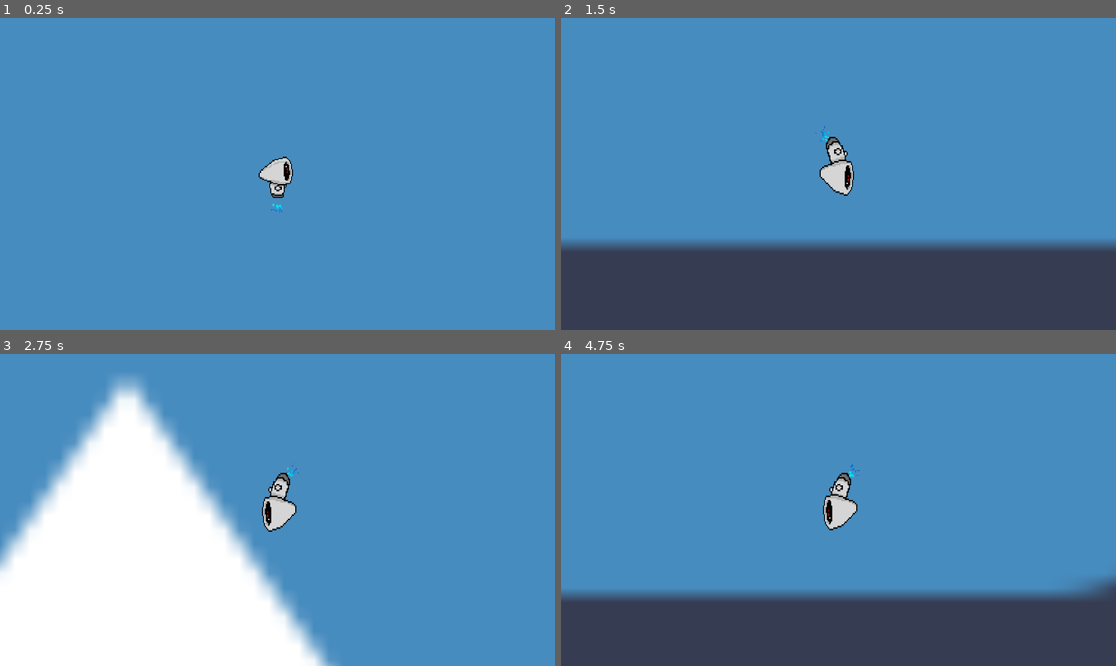
Above: before the commit, frames 1-4 (two rows, left to right).
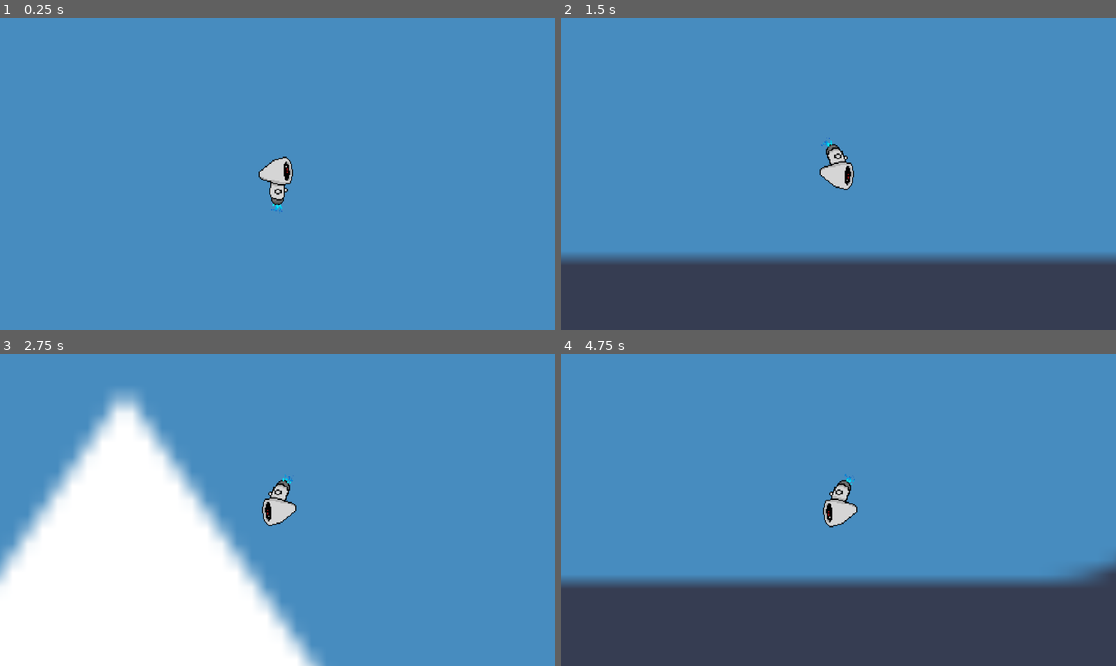
Above: after the commit, the same moments.

Repository: Math-s314/gravit-issue_project
Game: Godot game, scene res://Levels/MainTest.tscn
Same seed, same stepped clock (60 frames per second), same inputs: the game is played once before the commit and once after it. The engine's default icon, where the game draws it, is replaced by a stand-in: a white triangle on a blue panel in a dark square.
Inputs (mouse positions are in pixels of both pictures, inside the frame that each line leads up to):
- Up to frame 1 (0.25 s): no input
- Up to frame 2 (1.5 s): move the mouse to (960, 158) at 0.52 s; hold D (Right) from 0.53 s (still down); click (960, 158) at 0.6 s; tap Space (Jump) at 0.77, 0.8, 1.07, 1.35 s; move the mouse to (727, 189) at 1.27 s
- Up to frame 3 (2.75 s): tap Space (Jump) at 1.52, 1.82, 2.3 s; click (166, 525) at 1.55 s; move the mouse to (333, 441) at 2.02 s; release D (Right) at 2.03 s; hold A (Left) from 2.03 s (still down); click (333, 441) at 2.1 s
- Up to frame 4 (4.75 s): move the mouse to (810, 572) at 2.77 s; release A (Left) at 2.78 s; hold D (Right) 2.78-4.28 s; click (810, 572) at 2.85 s; tap Space (Jump) at 3.02, 3.32, 3.6, 3.77, 4.07, 4.52 s; move the mouse to (1005, 556) at 3.52 s; move the mouse to (672, 463) at 4.27 s; hold A (Left) from 4.28 s (still down); click (672, 463) at 4.35 s

The runs differ from the first frame. In frame 1, 0.2% of the frame differs, in the area x 46-52%, y 46-60%; in frame 2, 7.3%; in frame 3, 8.1%, in the area x 0-61%, y 7-100%; in frame 4, 7.5%.

Commit message:
Smoothing player animations

Diff:
--- a/gravit-issue/Actors/Player/Animations/SpriteFrames.tres
+++ b/gravit-issue/Actors/Player/Animations/SpriteFrames.tres
@@ -162,7 +162,7 @@
 }],
 "loop": true,
 "name": &"Renversement",
-"speed": 24.0
+"speed": 12.0
 }, {
 "frames": [{
 "duration": 1.0,
--- a/gravit-issue/Actors/Player/Player.tscn
+++ b/gravit-issue/Actors/Player/Player.tscn
@@ -37,7 +37,8 @@
 position_smoothing_speed = 20.0
 
 [node name="CPUParticles2D" type="CPUParticles2D" parent="."]
-position = Vector2(0, 27)
+position = Vector2(0, -21.5)
+rotation = 3.14159
 amount = 20
 texture = ExtResource("3_yqfyh")
 lifetime = 0.15
@@ -57,9 +58,7 @@
 color_ramp = ExtResource("3_urha2")
 
 [node name="GravityTimer" type="Timer" parent="."]
-wait_time = 4096.0
 one_shot = true
-autostart = true
 
 [connection signal="animation_looped" from="AnimatedSprite2D" to="." method="_on_animation_looped"]
 [connection signal="timeout" from="GravityTimer" to="." method="_on_gravity_switch"]
--- a/gravit-issue/Actors/Player/player.gd
+++ b/gravit-issue/Actors/Player/player.gd
@@ -13,7 +13,7 @@
 @export var air_control : float
 
 ## Gravity switching
-var gravity_switch := 1.0;
+var gravity_dir := 1.0; # UP is 1, DOWN is -1
 var gravity_transition := false
 @onready var gravity_timer := $GravityTimer
 @onready var sprite := $AnimatedSprite2D
@@ -22,82 +22,110 @@
 ## Display informations
 const EPSILON := 1e-2
 const BASE_EMITTER := Transform2D(0.0, Vector2(0.0, 27.0))
-const WALKING_EMITTER := Transform2D(deg_to_rad(47.0), Vector2(-10.0, 24.3))
+const WALKING_EMITTER := Transform2D(deg_to_rad(35.0), Vector2(-8.0, 24.5))
+const MID_DOWN_EMITTER := Transform2D(0.0, Vector2(0.0, 21.5))
+const MID_UP_EMITTER := Transform2D(deg_to_rad(180.0), Vector2(0.0, -21.5))
 
 var min_particle_speed : float
 var max_particle_speed : float
 
+## Input information
+var inputAxis := 0.0
+var start_jump := false
+var start_reverse := false
+
+
 func _ready() -> void:
-	gravity_timer.wait_time = still_duration
+	gravity_timer.start(still_duration)
 	min_particle_speed = particles.initial_velocity_min
 	max_particle_speed = particles.initial_velocity_max
 
+	sprite.play(&"Idle") # To avoid blocking animations...
+
 func _process(delta: float) -> void:
 	# Gravity
+	print(is_on_floor())
 	if(!is_on_floor()): velocity.y += get_gravity_coef() * gravity_strength * delta;
 	else: velocity.y = 0.0
 
-	# Player input
-	var inputAxis :=  Input.get_axis("Left", "Right") * (1.0 if is_on_floor() else air_control)
-	particles.initial_velocity_min = lerp(min_particle_speed, 1.5 * min_particle_speed, abs(inputAxis))
-	particles.initial_velocity_max = lerp(max_particle_speed, 1.5 * max_particle_speed, abs(inputAxis))
+	handle_input()
+	handle_animation()
+	handle_particle()
+	move_and_slide()
+
+func get_gravity_coef() -> float:
+		if(!gravity_transition):
+			return gravity_dir
+		else:
+			var progress : float = gravity_timer.time_left/transition_duration;
+			return gravity_dir * cos(PI * progress)
+
+func handle_input() -> float:
+	inputAxis =  Input.get_axis("Left", "Right") * (1.0 if is_on_floor() else air_control)
+
+	if Input.is_action_just_pressed("Jump") && is_on_floor():
+		velocity.y = -gravity_dir * jump_force
 	velocity = Vector2(inputAxis * move_speed, velocity.y)
 
-	if abs(inputAxis) > EPSILON and sprite.animation != &"Demi-tour" and sprite.animation != &"Renversement":
-		if inputAxis > 0.0 and sprite.flip_h == true :
-			sprite.play(&"Demi-tour")
-			particles.transform = BASE_EMITTER
-		elif inputAxis  < 0.0 and sprite.flip_h == false :
-			sprite.play(&"Demi-tour")
-			particles.transform = BASE_EMITTER
-		else :
-			sprite.play("Walking")
+	if Input.is_action_just_released("Gravité") : _on_gravity_switch()
+
+	return inputAxis
+
+func handle_animation(ended := &"") -> void:
+	# Blocking animations
+	if sprite.animation == &"Demi-tour" and ended != &"Demi-tour" : return
+	if sprite.animation == &"Renversement" and ended != &"Renversement" : return
+
+	# Looping animations
+	if abs(inputAxis) > EPSILON :
+		if inputAxis > 0.0 and sprite.flip_h == true : sprite.play(&"Demi-tour")
+		elif inputAxis  < 0.0 and sprite.flip_h == false : sprite.play(&"Demi-tour")
+		else : sprite.play(&"Walking")
+	elif abs(inputAxis) < EPSILON :
+		sprite.play(&"Idle")
+		particles.transform = BASE_EMITTER
+
+func handle_particle() -> void:
+	var kill := false
+
+	match sprite.animation:
+		&"Demi-tour": particles.transform = BASE_EMITTER
+		&"Walking":
 			particles.transform = WALKING_EMITTER
 			particles.position.x *= -1.0 if sprite.flip_h else 1.0
 			particles.rotation *= -1.0 if sprite.flip_h else 1.0
-	elif abs(inputAxis) < EPSILON and sprite.animation != &"Renversement" :
-		sprite.play("Idle")
-		particles.transform = BASE_EMITTER
+		&"Renversement":
+			match sprite.frame:
+				0: particles.transform = MID_DOWN_EMITTER
+				1: kill = true
+				2: particles.transform = MID_UP_EMITTER
+		_: particles.transform = BASE_EMITTER
 
-
-
-
-	if Input.is_action_just_pressed("Jump") && is_on_floor():
-		velocity.y = -gravity_switch * jump_force
-
-	move_and_slide()
-
-	if Input.is_action_just_released("Gravité") :
-		sprite.play("Renversement")
-		_on_gravity_switch()
-
-
-func get_gravity_coef() -> float:
-		if(!gravity_transition):
-			return gravity_switch
-		else:
-			var progress : float = gravity_timer.time_left/transition_duration;
-			return gravity_switch * cos(PI * progress)
+	particles.visible = !kill
 
 func _on_gravity_switch():
-	if(gravity_transition): # Starting still period
-		scale.y = abs(scale.y)*gravity_switch
+	if(gravity_transition): # Ending transition period
 		gravity_transition = false
 		gravity_timer.wait_time = still_duration
 	else: # Starting transition period
 		gravity_transition = true
 		gravity_timer.wait_time = transition_duration
-		gravity_switch = -gravity_switch
+		gravity_dir = -gravity_dir
+		sprite.play(&"Renversement")
 	gravity_timer.start();
 
 func _on_animation_looped() -> void:
-	if sprite.animation == "Demi-tour" :
+	if sprite.animation == &"Demi-tour" :
 		sprite.flip_h = not sprite.flip_h
 		sprite.stop()
-		sprite.play("Walking") # Replace with function body.
-	if sprite.animation == "Renversement" :
+
+		handle_animation(&"Demi-tour")
+		handle_particle()
+
+	if sprite.animation == &"Renversement" :
+		scale.y = gravity_dir * abs(scale.y)
+		up_direction.y = -gravity_dir
 		sprite.stop()
-		print("fkseiopf")
-		scale.y = gravity_switch
-		up_direction.y = -up_direction.y
-		sprite.play("Idle")
+
+		handle_animation(&"Renversement")
+		handle_particle()
--- a/gravit-issue/Levels/level2.tscn
+++ b/gravit-issue/Levels/level2.tscn
@@ -15,6 +15,7 @@
 
 [node name="Player" parent="." instance=ExtResource("2_m135w")]
 position = Vector2(-0.999992, 1)
+scale = Vector2(0.6, 0.6)
 
 [node name="Laser" parent="." instance=ExtResource("3_m135w")]
 tile_map_data = PackedByteArray("AAASAAIAAAAAAAAAAAATAAIAAAAAAAAAAAAUAAIAAAAAAAAAAAA=")
Not shown, changed: gravit-issue/Environment/Tilemaps/hazard/Laser.png.import
Not shown, changed: .gitignore
